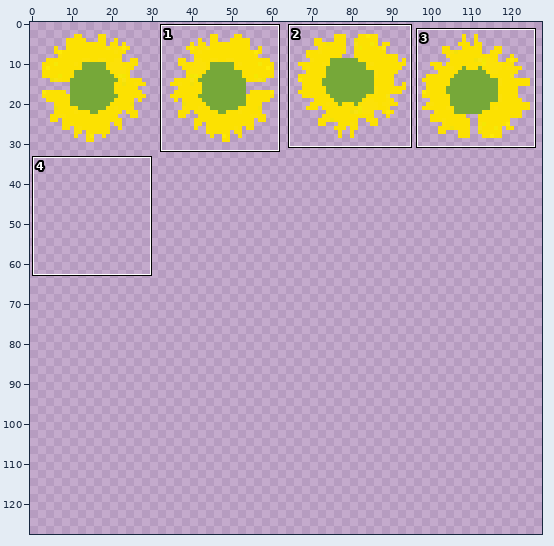
Two versions of one sprite sheet, src/assets/gfx/player.png. The picture above shows the old version from afar; the outline marks the close-up.
Close-up. Before the commit:
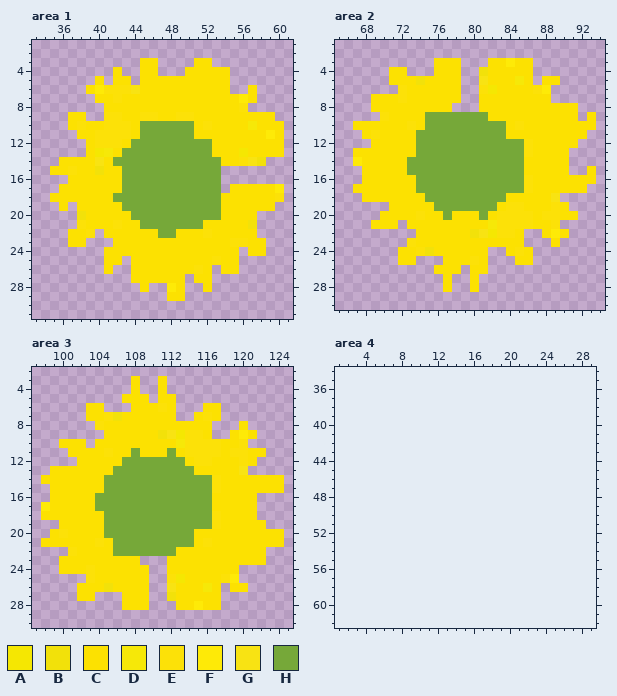
The file is 128x32 pixels. Colours within 5 levels of each other are drawn and written as one. Shown: area 1: x 33..61, y 1..31; area 2: x 65..94, y 1..30; area 3: x 97..125, y 2..30; area 4: x 1..29, y 34..62. The old version is drawn lined up with the new one, on the new canvas. The commit also changed other parts of the picture, which this record leaves out.
Palette (. is transparent): A #f5e702  B #f2e10a  C #fce101  D #f6e808  E #fce108  F #feea07  G #f8e313  H #76a839
Pixels before, area 1, first column x 35:
 3 ..........CC....CC........
 4 .......C..CC...CCCCC......
 5 .....C.CC.CCCCCCCCCC......
 6 ....CFEEEGCCCCCCCCCC..C...
 7 .....CCECCCCCCCCCCCCCFC...
 8 ......CCCCCCCCCCCCCCCE....
 9 ..CC..EECCEECCEECCCCCCCCC.
10 ..CECCEEECHHHHHHCECCCCDCCC
11 ...CCEEEECHHHHHHCCCCCCCCFC
12 ....CEEECHHHHHHHHHCCCCCCCC
13 ....CADCHHHHHHHHHHCCCACCCC
14 .CCCCGCHHHHHHHHHHHHCCEGB..
15 CCECCBCCHHHHHHHHHHH.......
16 ..CCCCCCHHHHHHHHHHH.......
17 .CCCCCCCHHHHHHHHHHH.CCCCCF
18 CCCCCCCHHHHHHHHHHHHCCCCCCE
19 .C.CCCCCHHHHHHHHHHHCCCCCC.
20 ...BCCCCCHHHHHHHHHHCCCC...
21 ...ECCCECCHHHHHHHCCCCCB...
22 ..CCE.CCCCCCHHCCCECCCCC...
23 ..CC...CCCCCCCCCCCCCEECC..
24 ......CCCCCCCCCCCCCCC.CC..
25 ......CC.CCCCCCCCCECC.....
26 ......C..CCCCCCCEC.CC.....
27 .........CCCCCC.CC........
28 ..........C..FC..C........
29 .............CC...........
Pixels before, area 2, first column x 67:
 3 .........CCC...CCFCC.......
 4 ....CC...CCC..BCCCCC.......
 5 ....CCCBCCCC..GCCCDC.CC....
 6 .....ECCCCCC..EACCCCEF.....
 7 ..CCCECCCCCC..CCCCCCCC.....
 8 ..CCCCCCCCC...CCCCCCCCCCC..
 9 ...ECCCCHHHHHHHCCCCCCCCCC.C
10 CCCCCCECHHHHHHHHHCECCCCCCCC
11 .CECCCCHHHHHHHHHHCCCCCCCCC.
12 ..CCCCCHHHHHHHHHHHHECCCCC..
13 CCCCCCCHHHHHHHHHHHHECCCC...
14 FCCCCCHHHHHHHHHHHHHCCCCC...
15 .CCCCCHHHHHHHHHHHHHCCCCC..C
16 .CCCCCCHHHHHHHHHHHHECCCCCCC
17 CCCCCCCHHHHHHHHHHHHECCCCCC.
18 .CCCCCCCHHHHHHHHHCCCCCG....
19 ....CCCCCHHHHHHHCEECCCEC...
20 ...CCCCECCHCCCHCEEEECEECC..
21 ..CCC.CCCCCCCCCDEEEECCE....
22 .......CCCCCCBGAEEC..CFC...
23 ......ECCCCCCCCCCCC...C....
24 .....CCEBCCCCCC..CEC.......
25 .....CC...CCCEC...CC.......
26 .........CCC.CC............
27 ..........C..C.............
28 ..........C..C.............
Pixels before, area 3, first column x 98:
 3 ..........C..C.............
 4 ..........C..C.............
 5 .........CCC.CC............
 6 .....CC...CCCEC...CC.......
 7 .....CCEBCCCCCC..CEC.......
 8 ......ECCCCCCCCCCCC...C....
 9 .......CCCCCCBGAEEC..CFC...
10 ..CCC.CCCCCCCCCDEEEECCE....
11 ...CCCCECCHCCCHCEEEECEECC..
12 ....CCCCCHHHHHHHCEECCCEC...
13 .CCCCCCCHHHHHHHHHCCCCCG....
14 CCCCCCCHHHHHHHHHHHHECCCCCCC
15 .CCCCCCHHHHHHHHHHHHECCCCCCC
16 .CCCCCHHHHHHHHHHHHHCCCCC...
17 FCCCCCHHHHHHHHHHHHHCCCCC...
18 CCCCCCCHHHHHHHHHHHHECCCC...
19 ..CCCCCHHHHHHHHHHHHECCCCC..
20 .CECCCCHHHHHHHHHHCCCCCCCCCC
21 CCCCCCECHHHHHHHHHCECCCCCCCC
22 ...ECCCCHHHHHHHCCCCCCCCCC..
23 ..CCCCCCCCC...CCCCCCCCCCC..
24 ..CCCECCCCCC..CCCCCCCC.....
25 .....ECCCCCC..EACCCCEF.....
26 ....CCCBCCCC..GCCCDC.CC....
27 ....CC...CCC..BCCCCC.......
28 .........CCC...CCFCC.......
Now the later version:
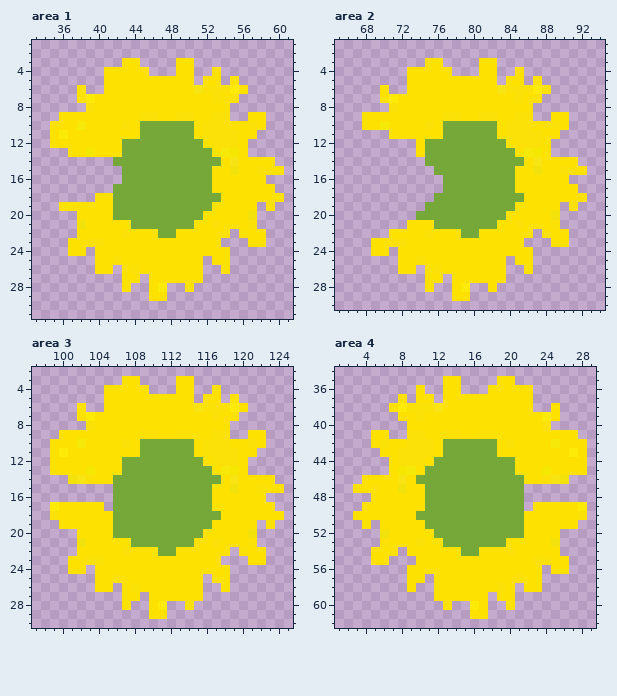
Change:
canvas 128x32 -> 128x128
Changed rows in their new state; - is an unchanged pixel.
Area 1:
first column x 35:
 3 --------CC..--CC..--------
 4 ------C-CC-.--C-..-.------
 5 -----.C--C------.--.C-----
 6 ---C..CCCC------GEEEFC.---
 7 ---CF--C----------E--..---
 8 ----EC--------------..----
 9 -C--CCCC----------EE..--.-
10 CC-D--CC----------EE--E-..
11 CFC--CCCC--------EEEE--...
12 CCCC-CCCH--------CEEE-....
13 --CCACC------------DAC....
14 -......-------------GCCCC-
15 ........----------CCBCCECC
16 --......----------CCCCCC--
17 -......H----------CC-----.
18 .....--------------------C
19 --C----H----------C----.--
20 ---C---HH--------CC---B---
21 ---B---C-H------C-E---E---
22 --.-CC--E--------C--.E-C--
23 ----EEC------------...----
24 --CC-C--------------.-..--
25 -----C-EC--------.C-.-----
26 -----C--CE------C.--.-----
27 --------C-.----C-.--------
28 --------C-.CF..C-.--------
29 -----------CC..-----------
Area 2:
first column x 67:
 3 --------C-..--C-....-------
 4 ----..CCC--.--C-..-.-------
 5 ----..-C----CCC-.-C.C..----
 6 ---C-.------CCCCGEEEFC-----
 7 --.-FC------CC----E--.-----
 8 --..E------CCC------.....--
 9 -CCC----CCEECCEE--EE..--.-.
10 .--D--C-EC------CE-E--E-...
11 -...---CCC------CEEEE--...-
12 --.....C---------CE-E-...--
13 .......C----------CDA-..---
14 ........------------G---C--
15 -........---------C-B--ECC.
16 -.........--------CC----...
17 ..........--------CC-----.-
18 -........--------HH---CCCC-
19 ----....H-------HHC---C.C--
20 ---....HHH-HHH-HHCCC-CB..--
21 --...----HHHHHHHCC-C-------
22 ----CCC-E---HHCCCC-C-EC----
23 --CCEEC----------------C---
24 --CC---CC------CC-C--------
25 -------ECC---C-CC----------
26 -----CC-CE--C--CC--C-------
27 --------CC.CC-CCC----------
28 --------C-.CF.-C-----------
29 -----------CC--------------
Area 3:
first column x 98:
 3 ---------C---.-CC----------
 4 -------CCC-C-.-CC--C-------
 5 -------CC---C--CC-CC-C-----
 6 ----C..CCC---C-CCGEEEFC----
 7 ----CF-CC------CC-CECC-----
 8 -----EC------------CC-.----
 9 --CCCCC----EECCE-C-EE..-C--
10 -C--DC---E-HHHHHHC--E-CEC--
11 -CF----C--CHHH-HHC--E-C-.--
12 -CCC------------HHCEEEC.---
13 -----A--C--------HH-DAC----
14 ...BGE-C-----------H-G----.
15 -.......-----------C-B--E--
16 -.......----------------C--
17 .F----C.----------------CC-
18 .E-----C-----------H----CCC
19 -------C-----------C----.C-
20 -...---C---------H-----B...
21 ....B-C-CC--------CE---E...
22 ---.----CECCC--------.E----
23 --.--EE----CCC------...----
24 --.--.------CC-------.-----
25 -----.--E---CCCC--.-C.-----
26 ----..-C.-E-CCC---..C..----
27 ----..-----.CCC---..-------
28 ----------..CF-.-...-------
29 ------------CC-------------
Area 4:
first column x 3:
35 ----------CC----CC--------
36 -------C--CC---CCCCC------
37 -----C-CC-CCCCCCCCCC------
38 ----CFEEEGCCCCCCCCCC--C---
39 -----CCECCCCCCCCCCCCCFC---
40 ------CCCCCCCCCCCCCCCE----
41 --CC--EECCEECCEECCCCCCCCC-
42 --CECCEEECHHHHHHCECCCCDCCC
43 ---CCEEEECHHHHHHCCCCCCCCFC
44 ----CEEECHHHHHHHHHCCCCCCCC
45 ----CADCHHHHHHHHHHCCCACCCC
46 -CCCCGCHHHHHHHHHHHHCCEGB--
47 CCECCBCCHHHHHHHHHHH-------
48 --CCCCCCHHHHHHHHHHH-------
49 -CCCCCCCHHHHHHHHHHH-CCCCCF
50 CCCCCCCHHHHHHHHHHHHCCCCCCE
51 -C-CCCCCHHHHHHHHHHHCCCCCC-
52 ---BCCCCCHHHHHHHHHHCCCC---
53 ---ECCCECCHHHHHHHCCCCCB---
54 --CCE-CCCCCCHHCCCECCCCC---
55 --CC---CCCCCCCCCCCCCEECC--
56 ------CCCCCCCCCCCCCCC-CC--
57 ------CC-CCCCCCCCCECC-----
58 ------C--CCCCCCCEC-CC-----
59 ---------CCCCCC-CC--------
60 ----------C--FC--C--------
61 -------------CC-----------
